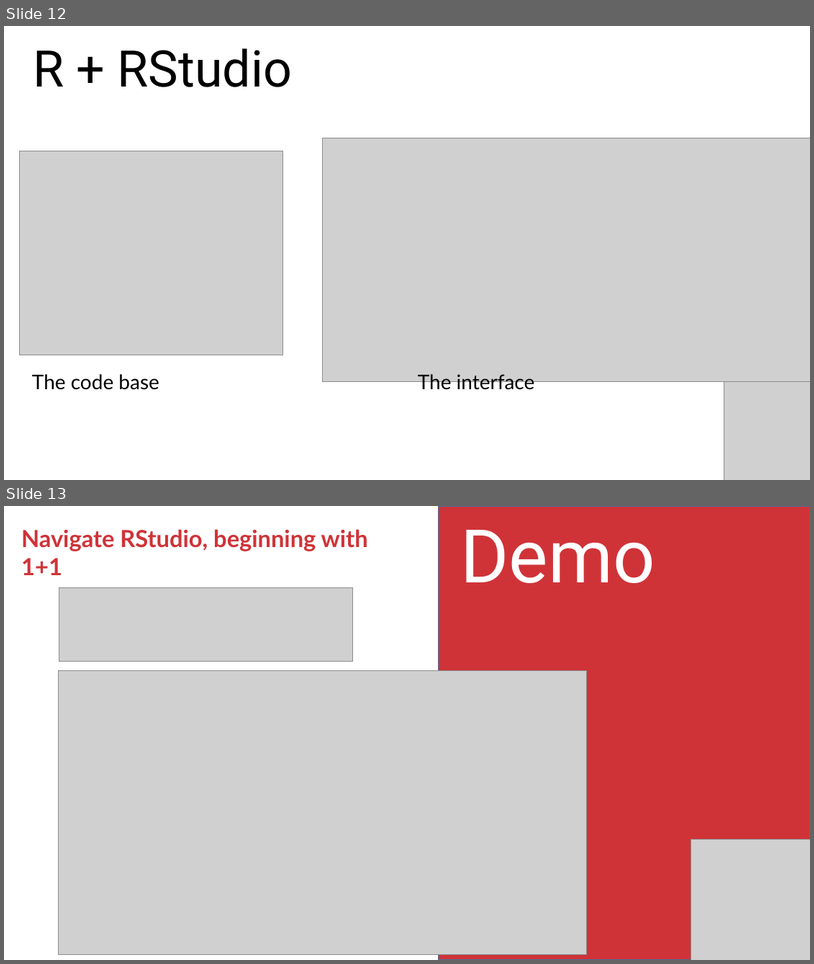
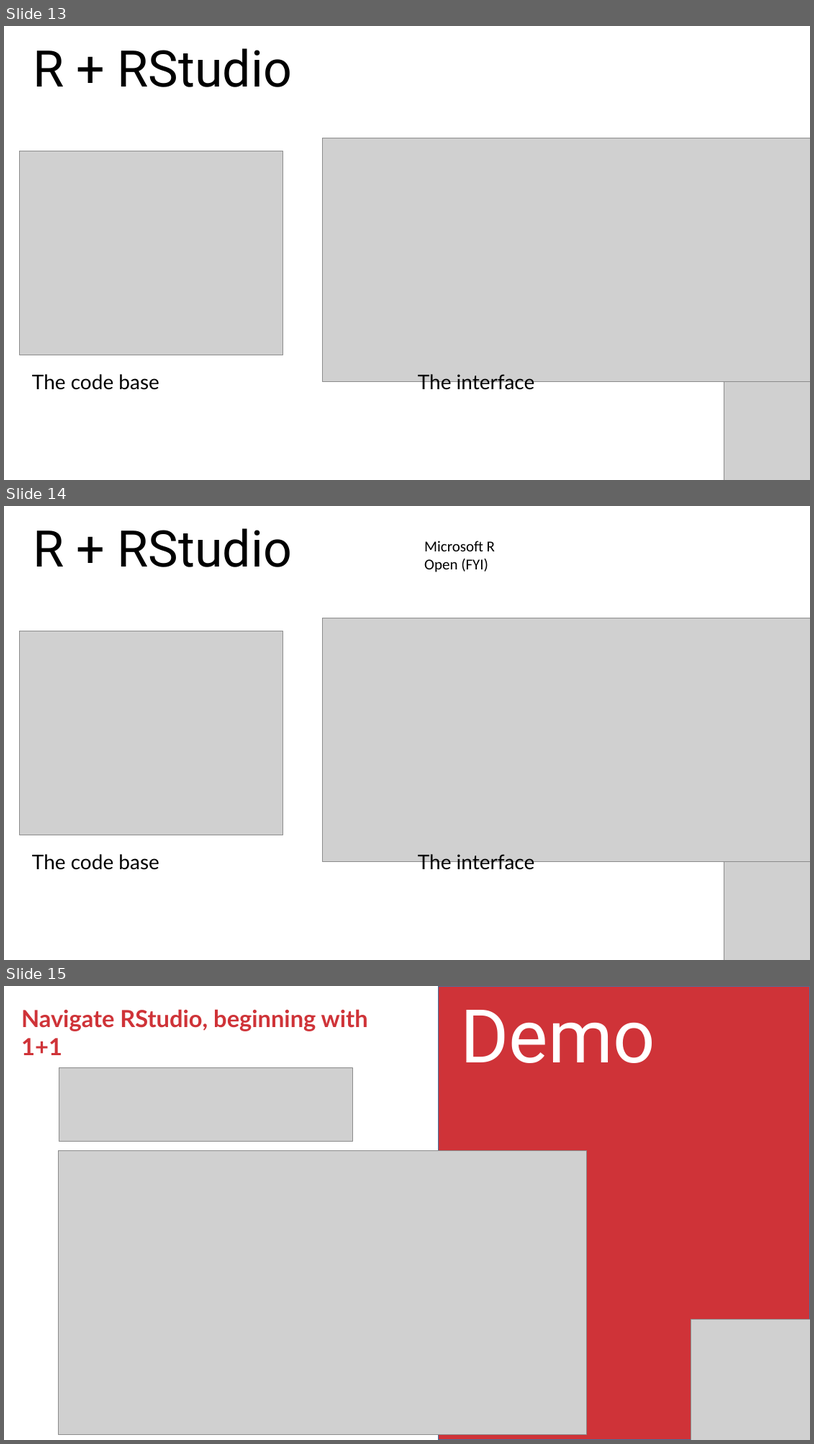
Before and after one commit to stringfestdata/london-excel, a slide deck: advancing-into-analytics-london-meetup.pptx. Shown one above the other, each under a label of ours: slides 12 and 13 before the commit, slides 13, 14 and 15 after it. The pictures are 814x964 and 814x1444 pixels, drawn with LibreOffice and Linux fonts; fonts in the diff are those of the drawing; grey boxes stand for pictures. Boxes give left, top, right and bottom in pixels: in the first picture for what was removed or moved away, otherwise in the second. Text is boxed around its words. In the diff, an @@ line names an element or a change of style, - is before the commit and + after.

```diff
--- a/advancing-into-analytics-london-meetup.pptx
+++ b/advancing-into-analytics-london-meetup.pptx
@@ slide 14 added at (4,506,810,960), background #FFFFFF @@
@@ text added at (33,528,292,567), 60 pt, text #000000 @@
+R + RStudio
@@ text added at (424,541,495,572), 18 pt, text #000000 @@
+Microsoft R Open (FYI)
@@ picture added at (20,631,283,835) @@
@@ picture added at (323,618,810,862) @@
@@ text added at (32,854,160,870), 24 pt, text #000000 @@
+The code base
@@ text added at (418,854,535,873), 24 pt, text #000000 @@
+The interface
@@ picture added at (725,861,810,960) @@
@@ what was slide 12 is now slide 13 @@
@@ what was slide 13 is now slide 15 @@
```
Also in this commit, not shown: 6 slides changed, 5 other slides added, 1 slide removed, 5 other files.
